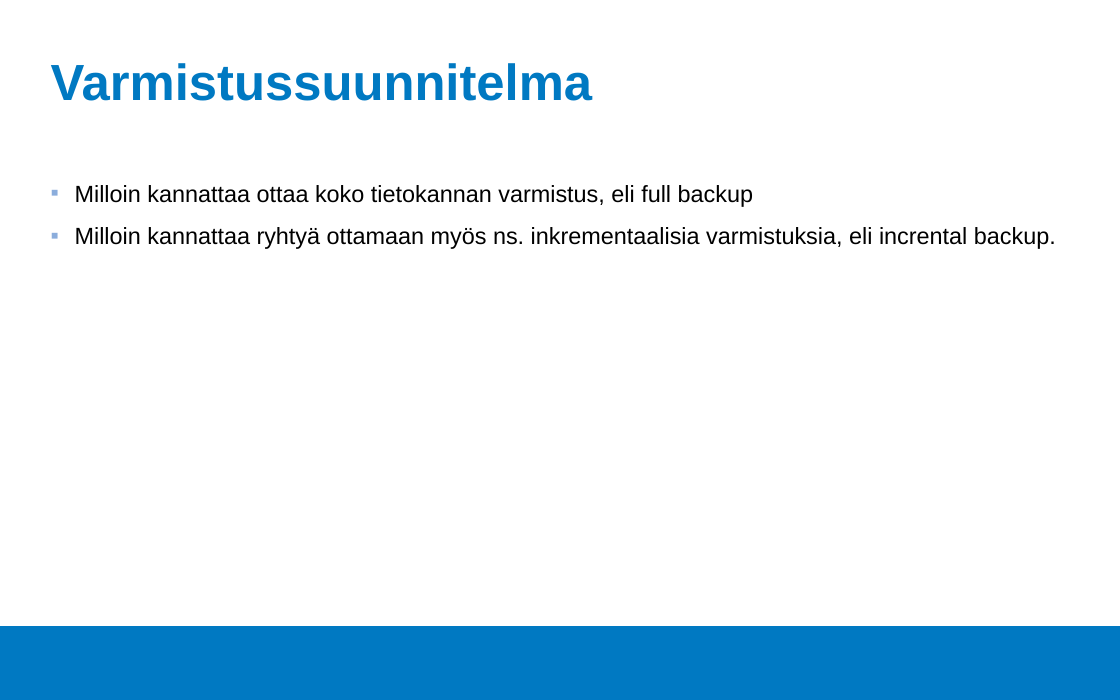
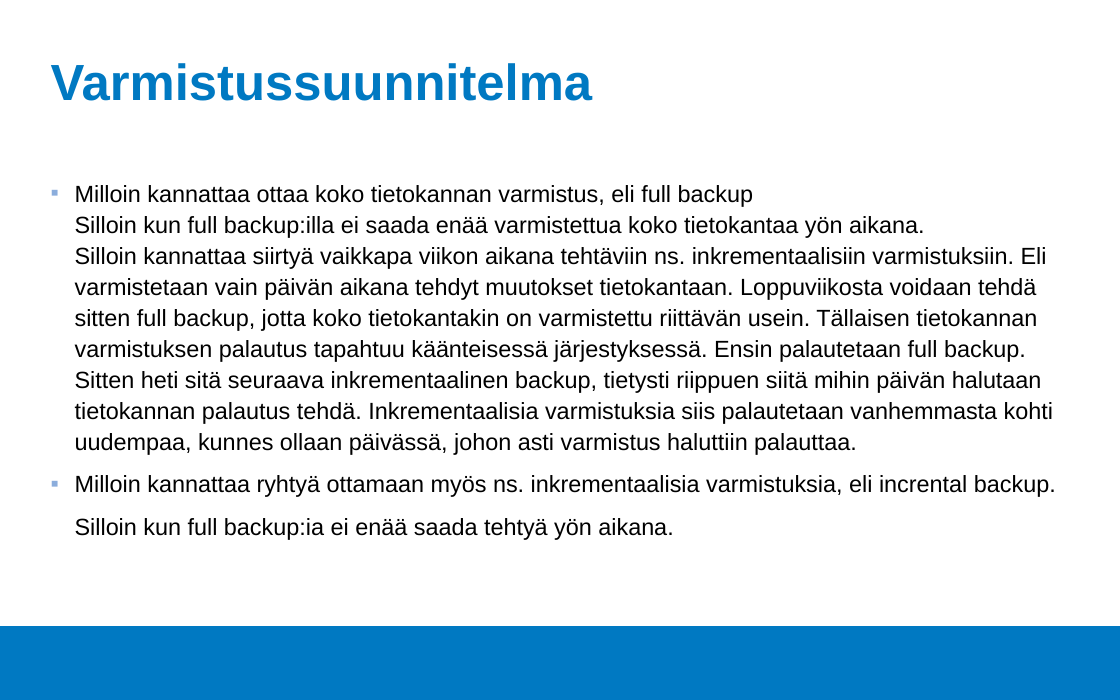
Before and after one commit to Tietokantahallinta/Tietokantahallinta.github.io, a slide deck: slide 6 of luennot/viikko04/Luentokalvot_04.odp. Drawn at 1120x700 pixels with LibreOffice and Linux fonts; fonts in the diff are those of the drawing; background and template pictures are left out. Boxes give left, top, right and bottom in pixels: in the first picture for what was removed or moved away, otherwise in the second. Text is boxed around its words. In the diff, an @@ line names an element or a change of style, - is before the commit and + after.

```diff
--- a/luennot/viikko04/Luentokalvot_04.odp
+++ b/luennot/viikko04/Luentokalvot_04.odp
@@ text at (75, 185, 1053, 455): text changed @@
-▪ Milloin kannattaa ottaa koko tietokannan varmistus, eli full backup
+▪ Milloin kannattaa ottaa koko tietokannan varmistus, eli full backup
+  Silloin kun full backup:illa ei saada enää varmistettua koko tietokantaa yön aikana.
+  Silloin kannattaa siirtyä vaikkapa viikon aikana tehtäviin ns. inkrementaalisiin varmistuksiin. Eli varmistetaan vain päivän aikana tehdyt muutokset tietokantaan. Loppuviikosta voidaan tehdä sitten full backup, jotta koko tietokantakin on varmistettu riittävän usein. Tällaisen tietokannan varmistuksen palautus tapahtuu käänteisessä järjestyksessä. Ensin palautetaan full backup. Sitten heti sitä seuraava inkrementaalinen backup, tietysti riippuen siitä mihin päivän halutaan tietokannan palautus tehdä. Inkrementaalisia varmistuksia siis palautetaan vanhemmasta kohti uudempaa, kunnes ollaan päivässä, johon asti varmistus haluttiin palauttaa.
@@ text at (75, 518, 673, 540): paragraph added @@
+Silloin kun full backup:ia ei enää saada tehtyä yön aikana.
```
Also in this commit, not shown: 1 other slide changed, 2 other files.
